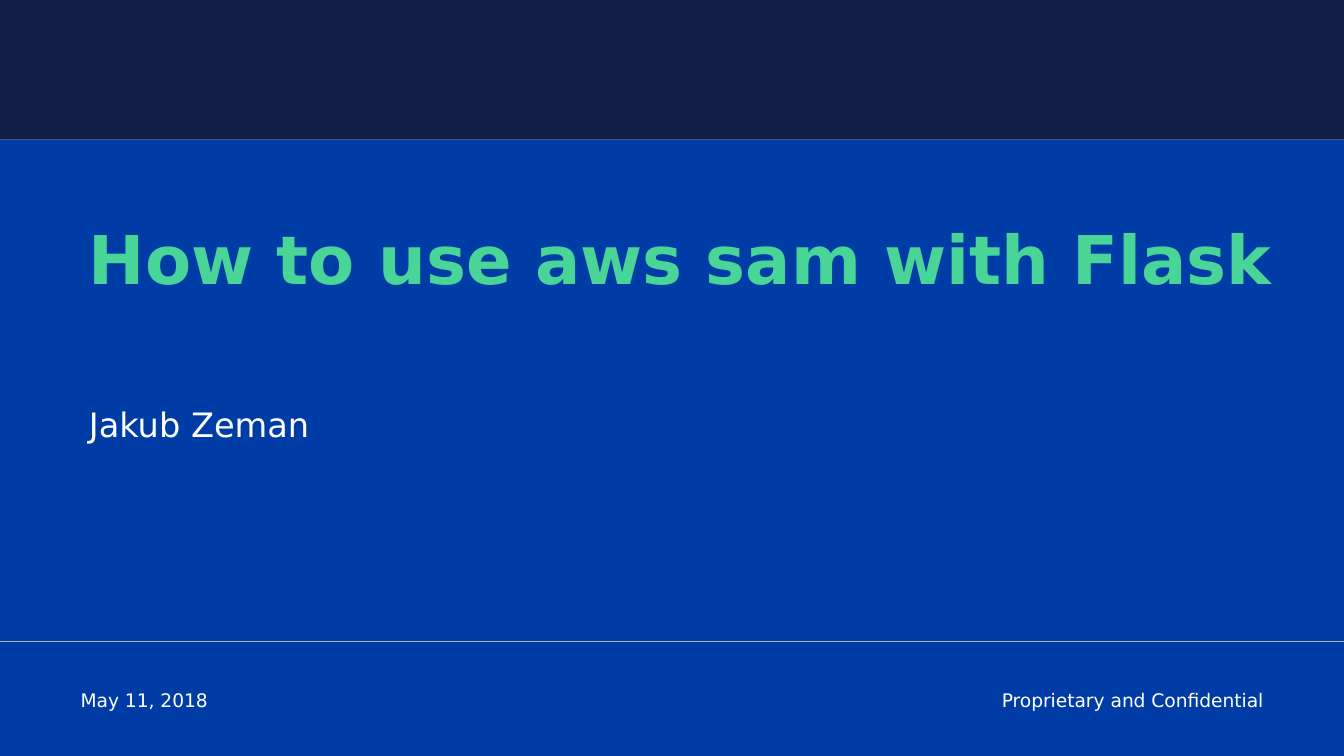
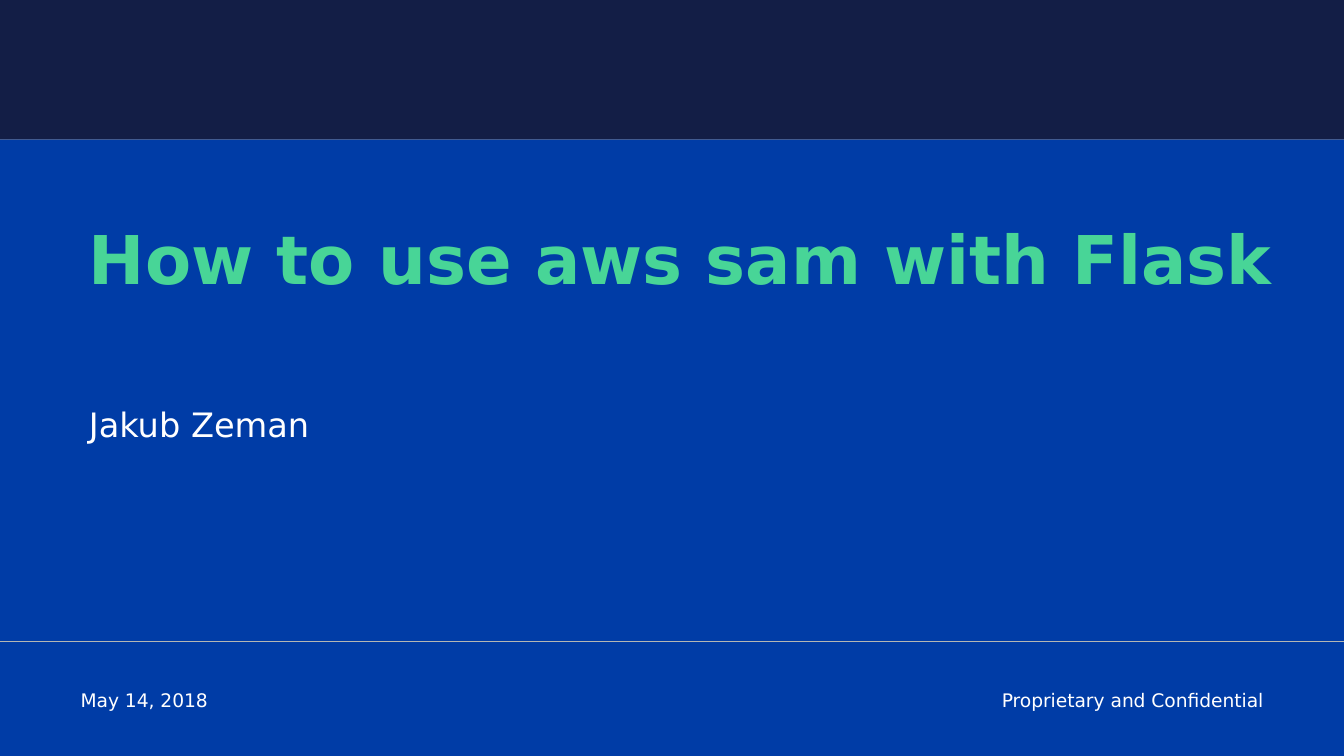
Before and after one commit to jakubzeman-acc/aws-sam-hello-world, a slide deck: slide 1 of demo.pptx. Drawn at 1344x756 pixels with LibreOffice and Linux fonts; fonts in the diff are those of the drawing; background and template pictures are left out. Boxes give left, top, right and bottom in pixels: in the first picture for what was removed or moved away, otherwise in the second. Text is boxed around its words. In the diff, an @@ line names an element or a change of style, - is before the commit and + after.

```diff
--- a/demo.pptx
+++ b/demo.pptx
@@ text at (x1=81, y1=693, x2=207, y2=711): text changed @@
-May 11, 2018
+May 14, 2018
```
Also in this commit, not shown: 4 other slides changed, 3 other files.
